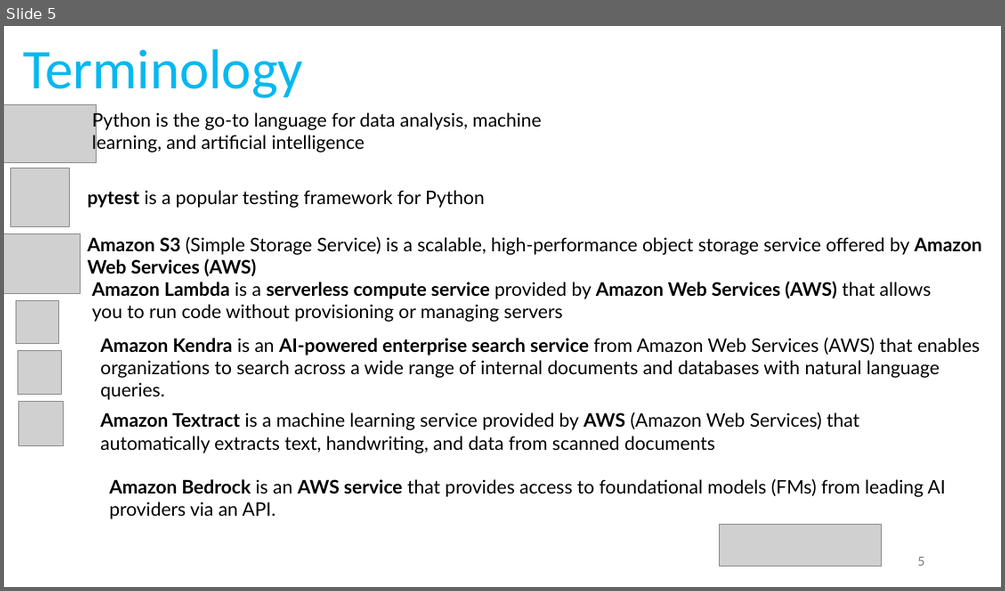
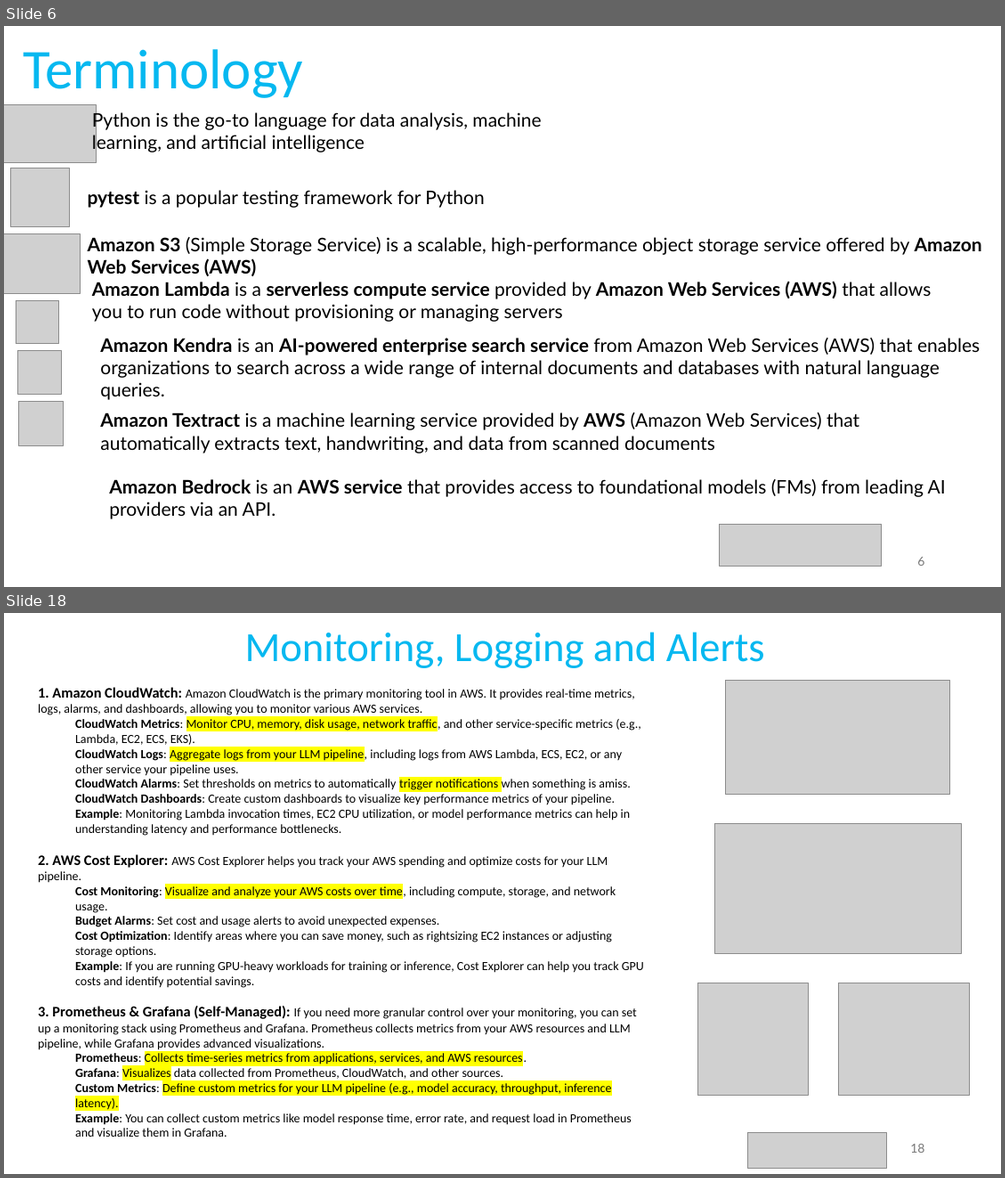
Before and after one commit to ShayanCanty/CaseStudy, a slide deck: casestudy.pptx. Shown one above the other, each under a label of ours: slide 5 before the commit, slides 6 and 18 after it; the slides between them are not shown. The pictures are 1005x591 and 1005x1178 pixels, drawn with LibreOffice and Linux fonts; fonts in the diff are those of the drawing; grey boxes stand for pictures. Boxes give left, top, right and bottom in pixels: in the first picture for what was removed or moved away, otherwise in the second. Text is boxed around its words. In the diff, an @@ line names an element or a change of style, - is before the commit and + after.

```diff
--- a/casestudy.pptx
+++ b/casestudy.pptx
@@ slide 18 added at bbox=[4, 613, 1001, 1174], background #FFFFFF @@
@@ text added at bbox=[245, 632, 765, 668], 40 pt, text #06B8F0 @@
+Monitoring, Logging and Alerts
@@ text added at bbox=[38, 687, 644, 1136], 12 pt, text #000000 @@
+1. Amazon CloudWatch: Amazon CloudWatch is the primary monitoring tool in AWS. It provides real-time metrics, logs, alarms, and dashboards, allowing you to monitor various AWS services.
+  CloudWatch Metrics: Monitor CPU, memory, disk usage, network traffic, and other service-specific metrics (e.g., Lambda, EC2, ECS, EKS).
+  CloudWatch Logs: Aggregate logs from your LLM pipeline, including logs from AWS Lambda, ECS, EC2, or any other service your pipeline uses.
+  CloudWatch Alarms: Set thresholds on metrics to automatically trigger notifications when something is amiss.
+  CloudWatch Dashboards: Create custom dashboards to visualize key performance metrics of your pipeline.
+  Example: Monitoring Lambda invocation times, EC2 CPU utilization, or model performance metrics can help in understanding latency and performance bottlenecks.
+2. AWS Cost Explorer: AWS Cost Explorer helps you track your AWS spending and optimize costs for your LLM pipeline.
+  Cost Monitoring: Visualize and analyze your AWS costs over time, including compute, storage, and network usage.
+  Budget Alarms: Set cost and usage alerts to avoid unexpected expenses.
+  Cost Optimization: Identify areas where you can save money, such as rightsizing EC2 instances or adjusting storage options.
+  Example: If you are running GPU-heavy workloads for training or inference, Cost Explorer can help you track GPU costs and identify potential savings.
+3. Prometheus & Grafana (Self-Managed): If you need more granular control over your monitoring, you can set up a monitoring stack using Prometheus and Grafana. Prometheus collects metrics from your AWS resources and LLM pipeline, while Grafana provides advanced visualizations.
+  Prometheus: Collects time-series metrics from applications, services, and AWS resources.
+  Grafana: Visualizes data collected from Prometheus, CloudWatch, and other sources.
+  Custom Metrics: Define custom metrics for your LLM pipeline (e.g., model accuracy, throughput, inference latency).
+  Example: You can collect custom metrics like model response time, error rate, and request load in Prometheus and visualize them in Grafana.
@@ picture added at bbox=[726, 680, 950, 794] @@
@@ picture added at bbox=[714, 824, 961, 953] @@
@@ picture added at bbox=[698, 982, 809, 1095] @@
@@ picture added at bbox=[838, 982, 969, 1095] @@
@@ picture added at bbox=[748, 1133, 886, 1167] @@
@@ page number added at bbox=[910, 1143, 924, 1152], 12 pt, text #797979 @@
+18
@@ what was slide 5 is now slide 6 @@
@@ page number at bbox=[917, 556, 924, 565]: text changed @@
-5
+6
```
Also in this commit, not shown: 2 slides changed, 25 other slides added, 1 slide removed.
